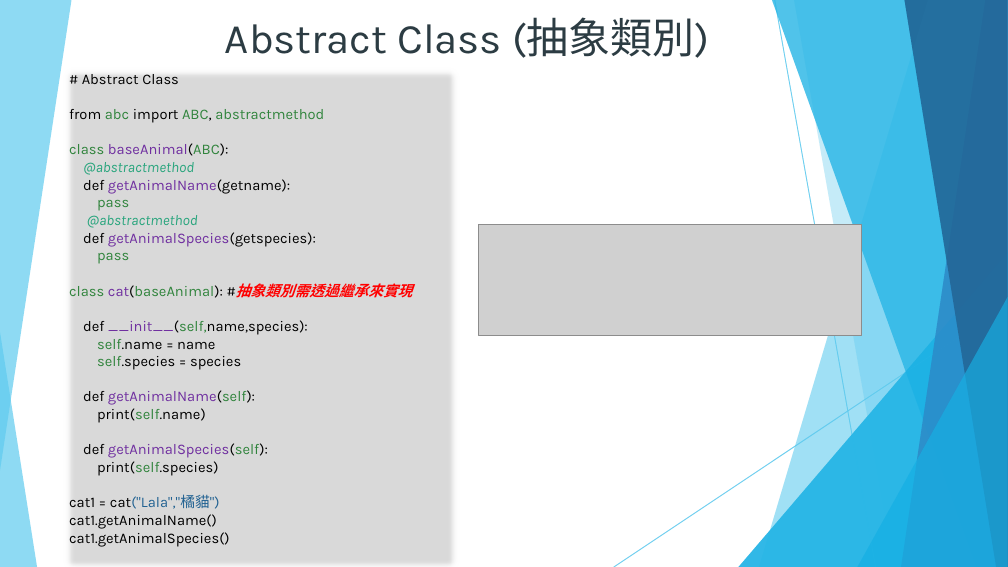
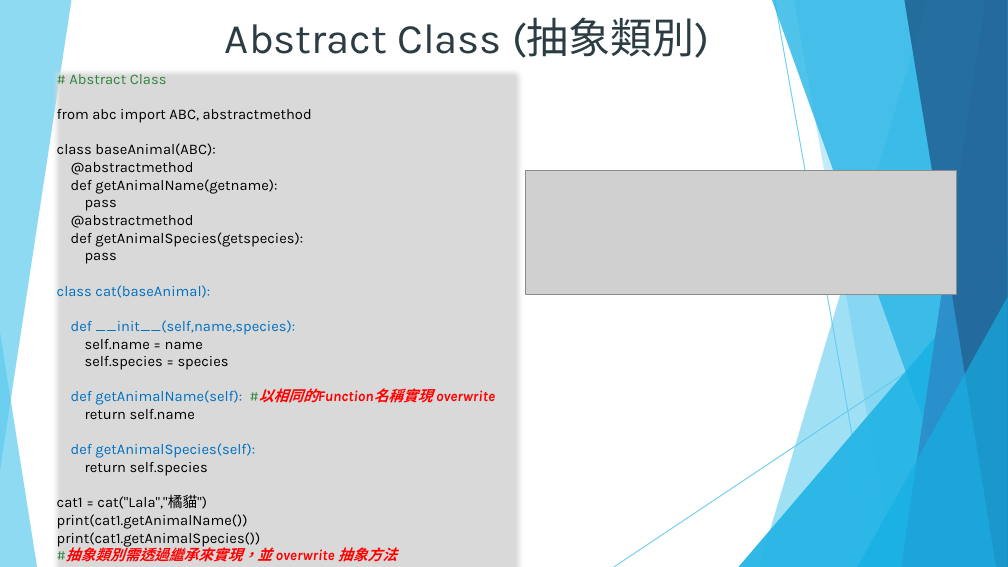
Before and after one commit to DavidChu0424/PythonIntroduction, a slide deck: slide 85 of Python Introduction.pptx (slide 73 before the commit). Drawn at 1008x567 pixels with LibreOffice and Linux fonts; fonts in the diff are those of the drawing; grey boxes stand for pictures. Boxes give left, top, right and bottom in pixels: in the first picture for what was removed or moved away, otherwise in the second. Text is boxed around its words. In the diff, an @@ line names an element or a change of style, - is before the commit and + after.

```diff
--- a/Python Introduction.pptx
+++ b/Python Introduction.pptx
@@ rectangle "# Abstract Class" resized from (x1=69, y1=74, x2=413, y2=547) to (x1=49, y1=66, x2=526, y2=567) @@
@@ text in rectangle at (x1=57, y1=74, x2=312, y2=509): text colour #000000 to #31843D in "# Abstract Class"; text colour #31843D to #000000 in "abc ABC, abstractmethod", "class baseAnimal(ABC):", "pass", "pass" and 2 more places; text colour #7030A0 to #000000 in "baseAnimal(ABC):", "getAnimalName(getname):", "getAnimalSpecies(getspecies):"; text colour #29A57D to #000000, italic off in "@abstractmethod", "@abstractmethod"; text colour #000000 to #0070C0 in "def __init__(self,name,species):", "def getAnimalSpecies(self):"; text colour #7030A0 to #0070C0, text colour #31843D to #0070C0 in "__init__(self,name,species):", "getAnimalSpecies(self):"; text colour #226292 to #000000 in "cat("Lala","橘貓")" @@
@@ picture added at (x1=526, y1=171, x2=957, y2=295) @@
@@ picture removed at (x1=479, y1=225, x2=861, y2=336) @@
@@ text in rectangle at (x1=57, y1=285, x2=210, y2=298): text changed; text colour #31843D to #0070C0 @@
-    class cat(baseAnimal): #抽象類別需透過繼承來實現
+    class cat(baseAnimal):
@@ text in rectangle at (x1=71, y1=388, x2=495, y2=419): text changed; text colour #000000 to #FF0000 @@
-    def getAnimalName(self):
-    print(self.name)
+    def getAnimalName(self): #以相同的Function名稱實現 overwrite
+    return self.name
@@ text in rectangle at (x1=85, y1=462, x2=208, y2=476): text changed @@
-    print(self.species)
+    return self.species
@@ text in rectangle at (x1=57, y1=514, x2=397, y2=562): text changed @@
-    cat1.getAnimalName()
-    cat1.getAnimalSpecies()
+    print(cat1.getAnimalName())
+    print(cat1.getAnimalSpecies())
+    #抽象類別需透過繼承來實現，並 overwrite 抽象方法
```
Also in this commit, not shown: 38 other slides changed, 12 slides added.
